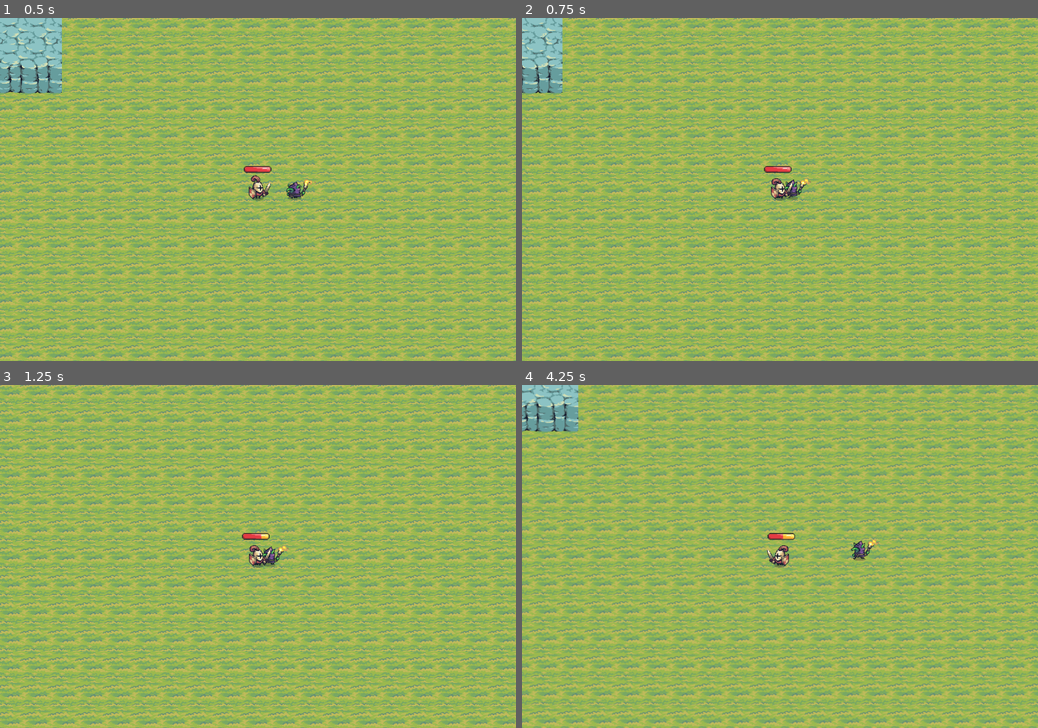
Above: before the commit, frames 1-4 (two rows, left to right).
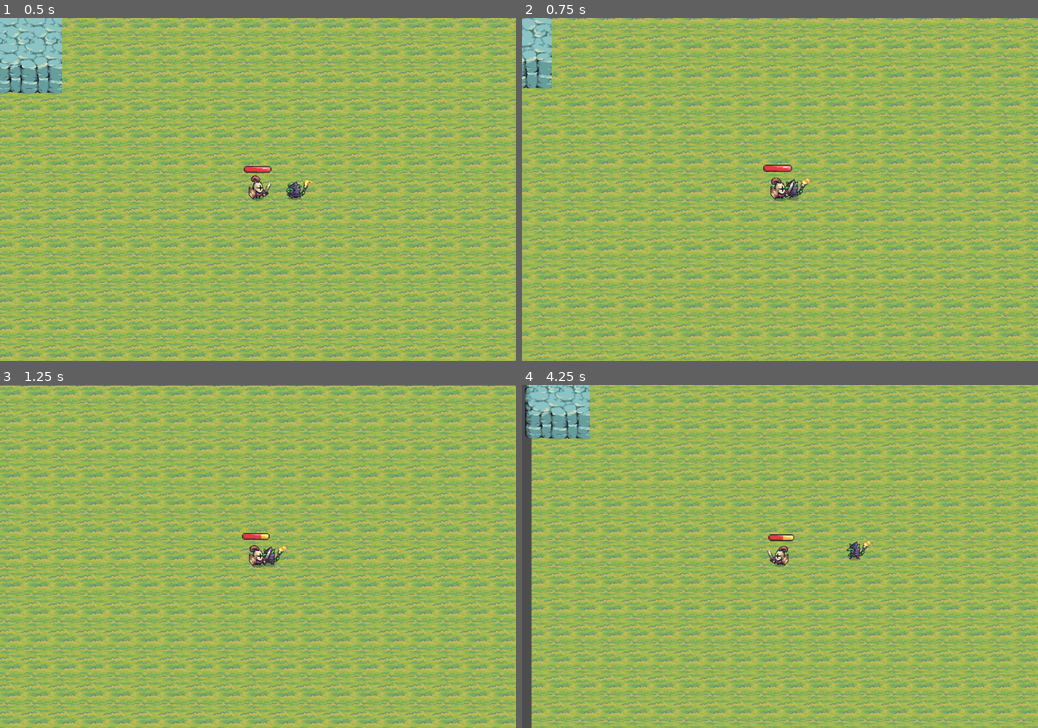
Above: after the commit, the same moments.

Repository: michlam/swarm
Game: Godot game, scene res://world.tscn
Same seed, same stepped clock (60 frames per second), same inputs: the game is played once before the commit and once after it.
Inputs (mouse positions are in pixels of both pictures, inside the frame that each line leads up to):
- Up to frame 1 (0.5 s): no input
- Up to frame 2 (0.75 s): move the mouse to (893, 172) at 0.52 s; hold D (move_right) from 0.53 s (still down); tap Mouse wheel up (scroll_in, bound only after the commit) at 0.6 s
- Up to frame 3 (1.25 s): keep holding D (move_right); tap Mouse wheel down (scroll_out, bound only after the commit) at 0.8 s
- Up to frame 4 (4.25 s): move the mouse to (676, 573) at 1.27 s; release D (move_right) at 1.28 s; hold S (move_down) 1.28-2.03 s; tap Mouse wheel down (scroll_out, bound only after the commit) at 1.35, 2.3, 3.6 s; tap Mouse wheel up (scroll_in, bound only after the commit) at 1.55, 2.85 s; move the mouse to (831, 481) at 2.02 s; press the mouse at (831, 481) at 2.03 s; hold D (move_right) 2.03-2.78 s; move the mouse to (754, 625) at 2.77 s; release the mouse at (754, 625) at 2.78 s; hold W (move_up) 2.78-3.53 s; move the mouse to (934, 607) at 3.52 s; hold A (move_left) from 3.53 s (still down)

Frame 1 is identical in both runs. In frame 2, 55% of the frame differs, in the area x 0-100%, y 0-100%; in frame 3, 7.3%; in frame 4, 51%.

Commit message:
Added zoom in/out on mouse wheel

Diff:
--- a/player.gd
+++ b/player.gd
@@ -14,6 +14,12 @@
 
 
 func _process(delta: float) -> void:
+	# Check for scroll wheel for camera:
+	if Input.is_action_just_released("scroll_in"):
+		$Camera2D.zoom *= 1.05
+	elif Input.is_action_just_released("scroll_out"):
+		$Camera2D.zoom *= 0.95
+
 	var velocity = Vector2.ZERO # The player's movement vector.
 
 	if !is_attacking: # If already attacking, don't process any other movements
--- a/project.godot
+++ b/project.godot
@@ -52,3 +52,13 @@
 "events": [Object(InputEventMouseButton,"resource_local_to_scene":false,"resource_name":"","device":-1,"window_id":0,"a …(257 unchanged characters)…
 ]
 }
+scroll_in={
+"deadzone": 0.5,
+"events": [Object(InputEventMouseButton,"resource_local_to_scene":false,"resource_name":"","device":-1,"window_id":0,"alt_pressed":false,"shift_pressed":false,"ctrl_pressed":false,"meta_pressed":false,"button_mask":8,"position":Vector2(244, 5),"global_position":Vector2(253, 51),"factor":1.0,"button_index":4,"canceled":false,"pressed":true,"double_click":false,"script":null)
+]
+}
+scroll_out={
+"deadzone": 0.5,
+"events": [Object(InputEventMouseButton,"resource_local_to_scene":false,"resource_name":"","device":-1,"window_id":0,"alt_pressed":false,"shift_pressed":false,"ctrl_pressed":false,"meta_pressed":false,"button_mask":16,"position":Vector2(197, 14),"global_position":Vector2(206, 60),"factor":1.0,"button_index":5,"canceled":false,"pressed":true,"double_click":false,"script":null)
+]
+}
